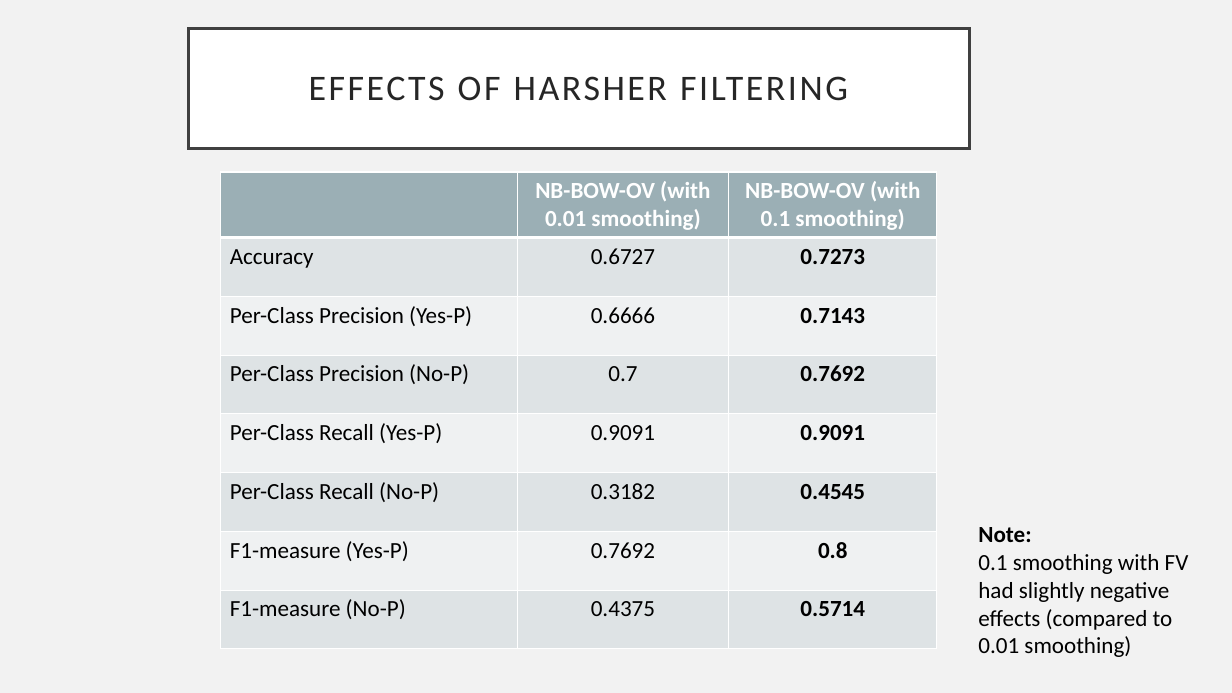
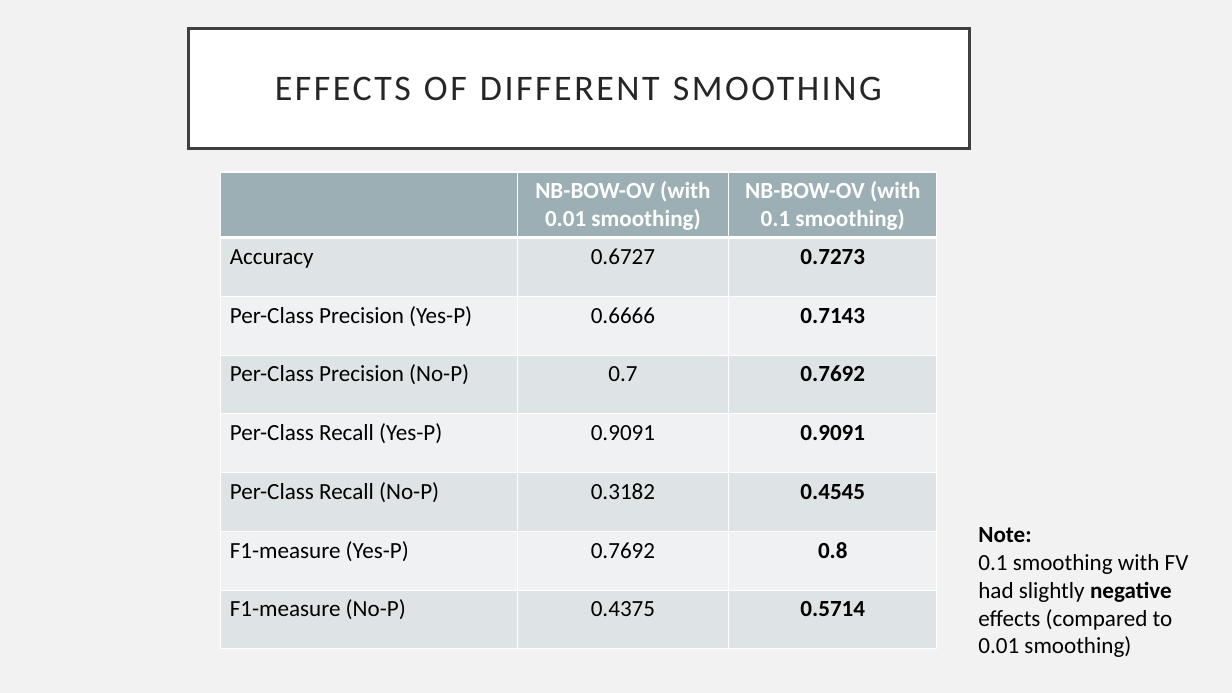
Before and after one commit to patnunes/COMP472, a slide deck: slide 12 of A3_Analysis.pptx. Drawn at 1232x693 pixels with LibreOffice and Linux fonts; fonts in the diff are those of the drawing. Boxes give left, top, right and bottom in pixels: in the first picture for what was removed or moved away, otherwise in the second. Text is boxed around its words. In the diff, an @@ line names an element or a change of style, - is before the commit and + after.

```diff
--- a/A3_Analysis.pptx
+++ b/A3_Analysis.pptx
@@ title at [275,76,882,101]: text changed @@
-EFFECTS OF HARSHER FILTERING
+EFFECTS OF DIFFERENT SMOOTHING
@@ text at [978,554,1189,657]: bold on in "negative" @@
```
Also in this commit, not shown: 1 other slide changed, 3 other files.
